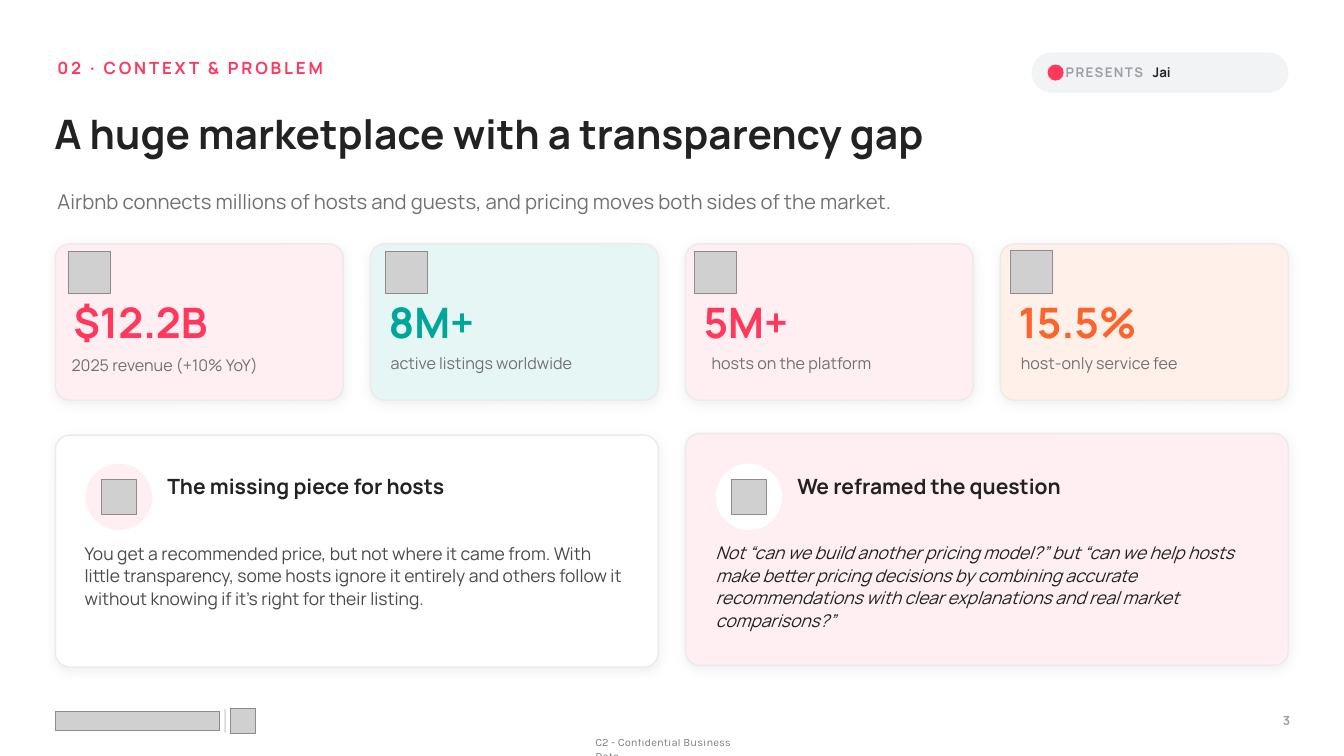
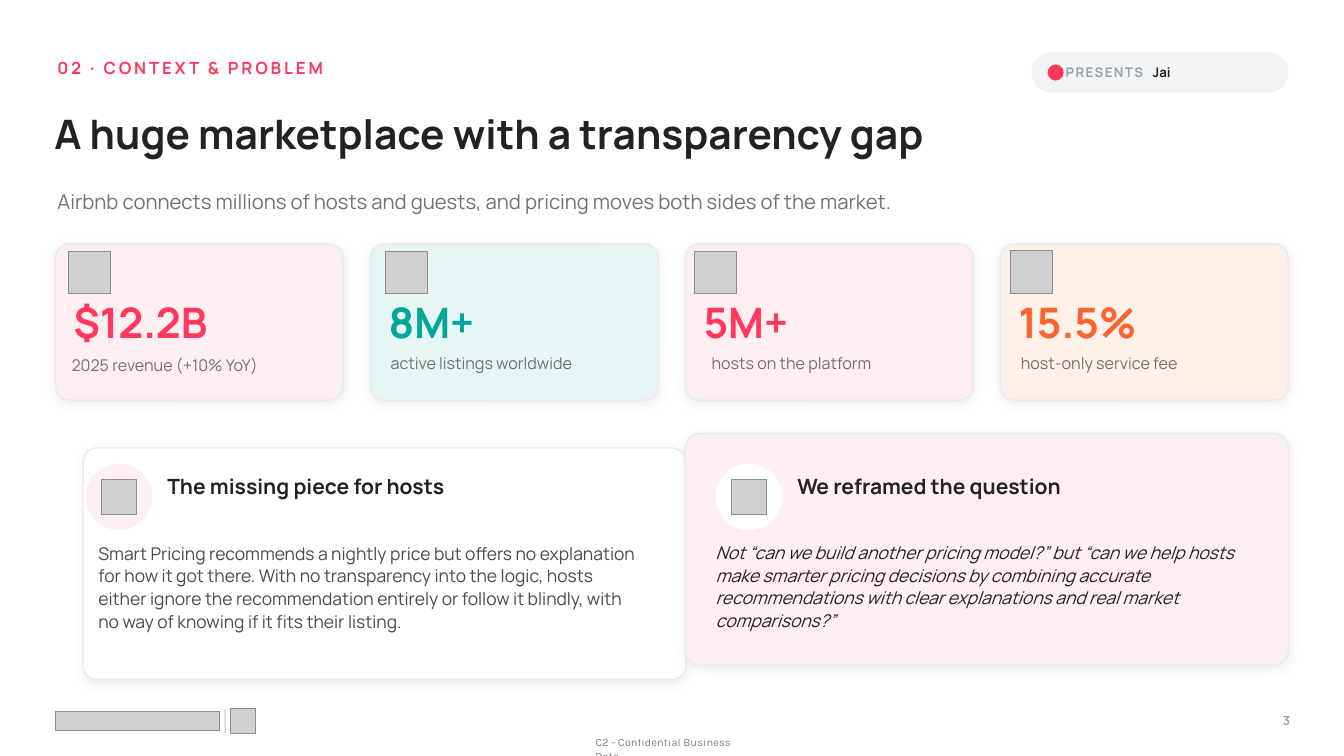
Before and after one commit to mkdn007/Cornell-Airbnb-Capstone, a slide deck: slide 3 of Airbnb Pricing Deck.pptx. Drawn at 1344x756 pixels with LibreOffice and Linux fonts; fonts in the diff are those of the drawing; grey boxes stand for pictures. Boxes give left, top, right and bottom in pixels: in the first picture for what was removed or moved away, otherwise in the second. Text is boxed around its words. In the diff, an @@ line names an element or a change of style, - is before the commit and + after.

```diff
--- a/Airbnb Pricing Deck.pptx
+++ b/Airbnb Pricing Deck.pptx
@@ rounded rectangle: place and size @@
-rounded rectangle at (55,436,658,667)
+rounded rectangle at (83,448,686,680)
@@ text at (98,547,635,633): text changed @@
-You get a recommended price, but not where it came from. With little transparency, some hosts ignore it entirely and others follow it without knowing if it's right for their listing.
+Smart Pricing recommends a nightly price but offers no explanation for how it got there. With no transparency into the logic, hosts either ignore the recommendation entirely or follow it blindly, with no way of knowing if it fits their listing.
@@ text at (716,546,1234,632): text changed @@
-Not “can we build another pricing model?” but “can we help hosts make better pricing decisions by combining accurate recommendations with clear explanations and real market comparisons?”
+Not “can we build another pricing model?” but “can we help hosts make smarter pricing decisions by combining accurate recommendations with clear explanations and real market comparisons?”
```
Also in this commit, not shown: 3 other slides changed.
